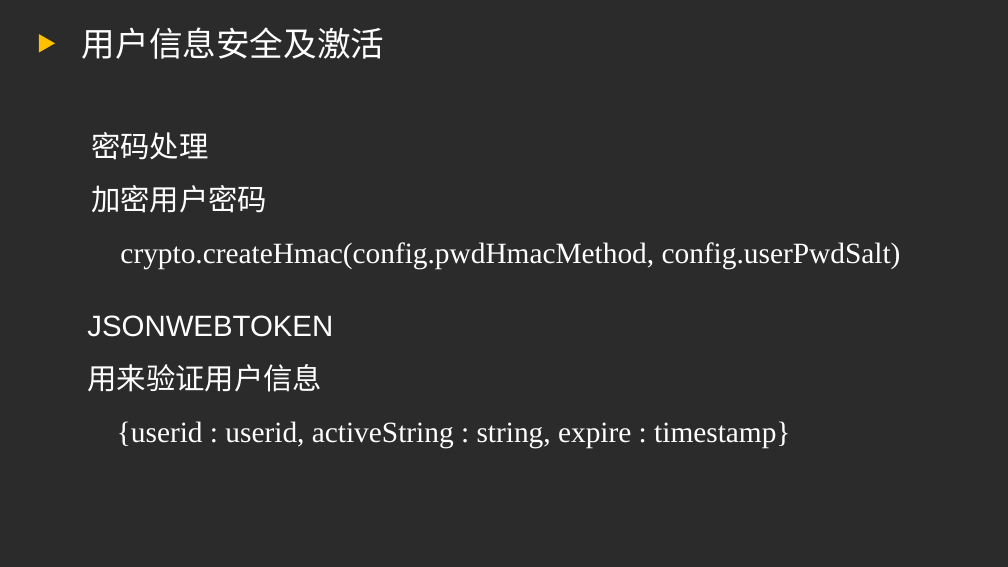
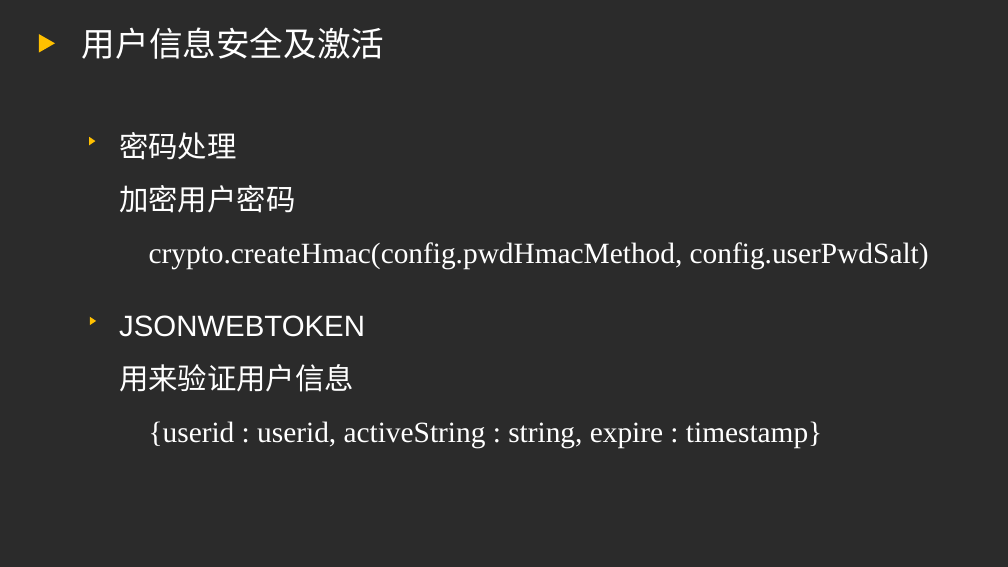
Before and after one commit to tosone/CodeShare, a slide deck: slide 8 of docs/CodeShare.pptx. Drawn at 1008x567 pixels with LibreOffice and Linux fonts; fonts in the diff are those of the drawing; background and template pictures are left out; a plain dark background stands for a picture behind light text. Boxes give left, top, right and bottom in pixels: in the first picture for what was removed or moved away, otherwise in the second. Text is boxed around its words. In the diff, an @@ line names an element or a change of style, - is before the commit and + after.

```diff
--- a/docs/CodeShare.pptx
+++ b/docs/CodeShare.pptx
@@ text "密码处理": place and size @@
-text "密码处理" at [91,132,901,269]
+text "密码处理" at [119,132,929,269]
@@ triangle added at [90,136,96,145], fill #FFC000 @@
@@ text "JSONWEBTOKEN": place and size @@
-text "JSONWEBTOKEN" at [87,315,790,448]
+text "JSONWEBTOKEN" at [119,315,822,448]
@@ triangle added at [90,316,96,325], fill #FFC000 @@
```
Also in this commit, not shown: 4 other slides changed, 9 other files.
